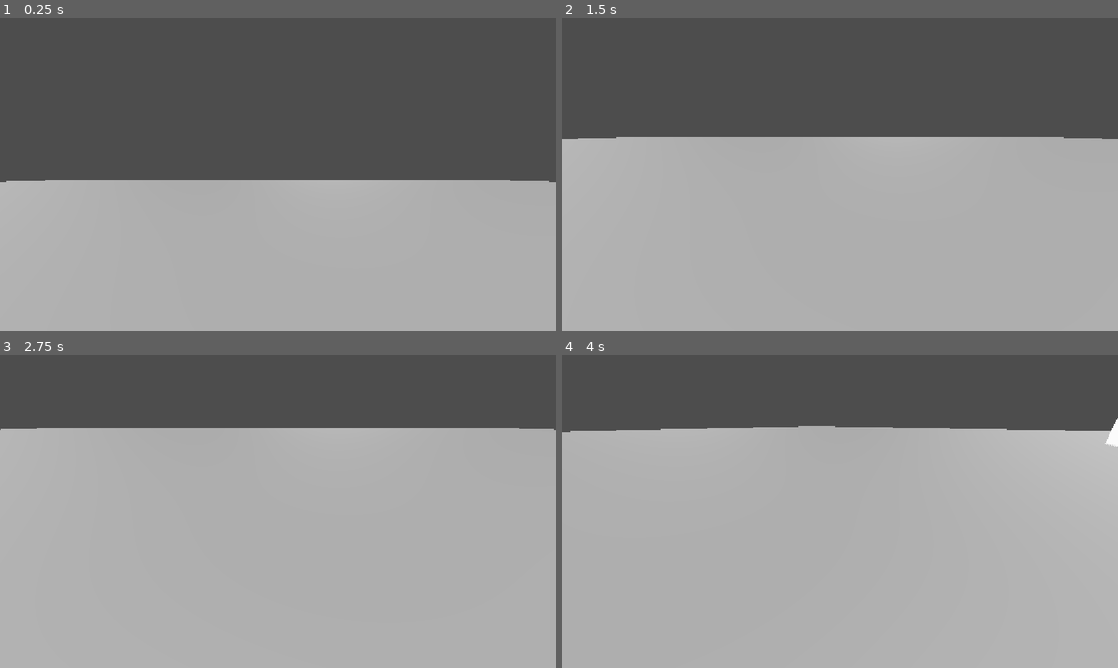
Above: before the commit, frames 1-4 (two rows, left to right).
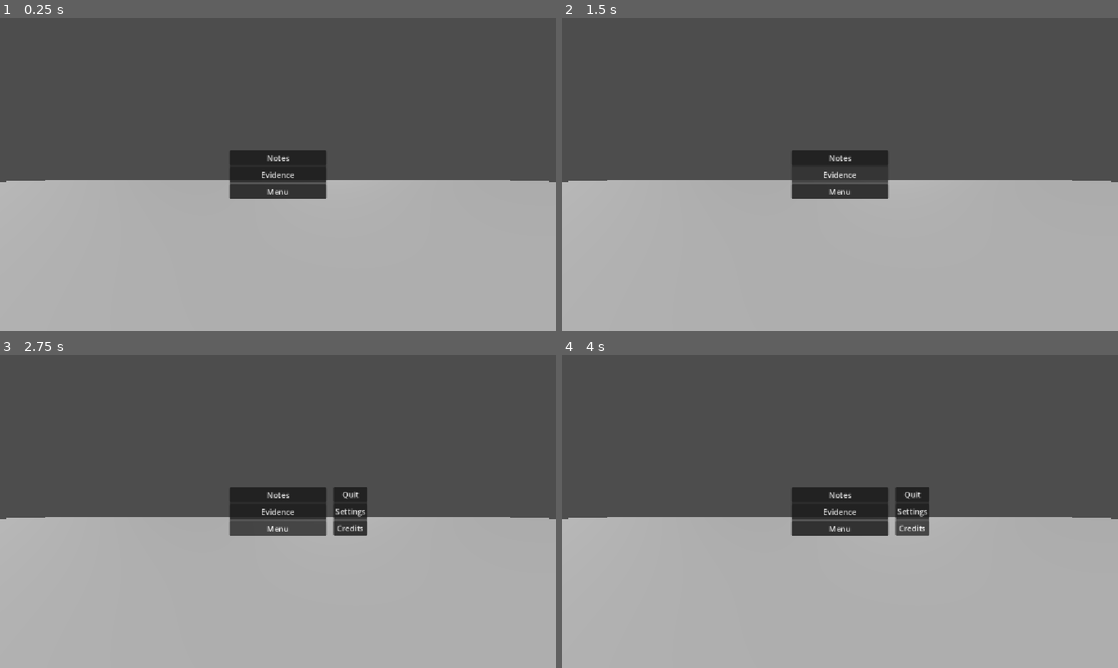
Above: after the commit, the same moments.

Repository: TheBullfrogEngineer/Fugue-Sleuth
Game: Godot game, scene res://Worlds/test_world.tscn
The game is run twice, just before and just after one commit, with the same random seed, the same clock (stepped at 60 frames per second) and the same inputs.
Inputs (mouse positions are in pixels of both pictures, inside the frame that each line leads up to):
- Up to frame 1 (0.25 s): no input
- Up to frame 2 (1.5 s): click (840, 158) at 0.5 s, where only the run after the commit has a clickable "Notes"; click (840, 174) at 1.25 s, where only the run after the commit has a clickable "Evidence"
- Up to frame 3 (2.75 s): click (278, 527) at 2 s, where only the run after the commit has a clickable "Menu"
- Up to frame 4 (4 s): click (912, 511) at 2.75 s, where only the run after the commit has a clickable "Settings"; click (912, 527) at 3.5 s, where only the run after the commit has a clickable "Credits"

The runs differ from the first frame. In frame 1, 2.6% of the frame differs, in the area x 41-59%, y 42-58%; in frame 2, 15%; in frame 3, 30%, in the area x 0-100%, y 23-58%; in frame 4, 30%.

Commit message:
Added the framework for the notes, evidence, and menu menus. Needs formatting and polishing.

Diff:
--- /dev/null
+++ b/fugue-sleuth/Menu.tscn
@@ -0,0 +1,40 @@
+[gd_scene format=3 uid="uid://4pfvp0hcsow"]
+
+[ext_resource type="Script" uid="uid://daqe12p5oghvd" path="res://menu.gd" id="1_uubjt"]
+
+[node name="Menu" type="Control" unique_id=92778484]
+layout_mode = 3
+anchors_preset = 15
+anchor_right = 1.0
+anchor_bottom = 1.0
+offset_right = -1082.0
+offset_bottom = -547.0
+grow_horizontal = 2
+grow_vertical = 2
+script = ExtResource("1_uubjt")
+
+[node name="PanelContainer" type="PanelContainer" parent="." unique_id=78313380]
+layout_mode = 0
+offset_right = 40.0
+offset_bottom = 40.0
+
+[node name="VBoxContainer" type="VBoxContainer" parent="PanelContainer" unique_id=1092308254]
+layout_mode = 2
+
+[node name="Quit" type="Button" parent="PanelContainer/VBoxContainer" unique_id=137896711]
+layout_mode = 2
+text = "Quit
+"
+
+[node name="Settings" type="Button" parent="PanelContainer/VBoxContainer" unique_id=713512402]
+layout_mode = 2
+text = "Settings"
+
+[node name="Credits" type="Button" parent="PanelContainer/VBoxContainer" unique_id=1922070207]
+process_mode = 3
+layout_mode = 2
+text = "Credits"
+
+[connection signal="pressed" from="PanelContainer/VBoxContainer/Quit" to="." method="_on_quit_pressed"]
+[connection signal="pressed" from="PanelContainer/VBoxContainer/Settings" to="." method="_on_settings_pressed"]
+[connection signal="pressed" from="PanelContainer/VBoxContainer/Credits" to="." method="_on_credits_pressed"]
--- /dev/null
+++ b/fugue-sleuth/Notepad.tscn
@@ -0,0 +1,60 @@
+[gd_scene format=3 uid="uid://j0ixb01qc4rs"]
+
+[ext_resource type="Script" uid="uid://bf6sfucpr7wg0" path="res://notepad.gd" id="1_8ul4w"]
+[ext_resource type="PackedScene" uid="uid://4pfvp0hcsow" path="res://Menu.tscn" id="1_82ir8"]
+[ext_resource type="PackedScene" uid="uid://by7fdj8xfet27" path="res://notes.tscn" id="3_pe64q"]
+
+[node name="Control" type="Control" unique_id=101648911]
+process_mode = 3
+layout_mode = 3
+anchors_preset = 15
+anchor_right = 1.0
+anchor_bottom = 1.0
+grow_horizontal = 2
+grow_vertical = 2
+script = ExtResource("1_8ul4w")
+
+[node name="PanelContainer" type="PanelContainer" parent="." unique_id=1064020834]
+layout_mode = 1
+anchors_preset = 8
+anchor_left = 0.5
+anchor_top = 0.5
+anchor_right = 0.5
+anchor_bottom = 0.5
+offset_left = -100.0
+offset_top = -50.5
+offset_right = 100.0
+offset_bottom = 50.5
+grow_horizontal = 2
+grow_vertical = 2
+
+[node name="VBoxContainer" type="VBoxContainer" parent="PanelContainer" unique_id=1258484855]
+layout_mode = 2
+
+[node name="Notes" type="Button" parent="PanelContainer/VBoxContainer" unique_id=344575165]
+layout_mode = 2
+text = "Notes"
+
+[node name="Evidence" type="Button" parent="PanelContainer/VBoxContainer" unique_id=580276466]
+layout_mode = 2
+text = "Evidence"
+
+[node name="Menu" type="Button" parent="PanelContainer/VBoxContainer" unique_id=1281194936]
+layout_mode = 2
+text = "Menu"
+
+[node name="Control" parent="." unique_id=92778484 instance=ExtResource("1_82ir8")]
+visible = false
+layout_mode = 1
+offset_left = 691.0
+offset_top = 273.0
+offset_right = -390.0
+offset_bottom = -275.0
+
+[node name="Notes" parent="." unique_id=248706914 instance=ExtResource("3_pe64q")]
+visible = false
+layout_mode = 0
+
+[connection signal="pressed" from="PanelContainer/VBoxContainer/Notes" to="." method="_on_notes_pressed"]
+[connection signal="pressed" from="PanelContainer/VBoxContainer/Evidence" to="." method="_on_evidence_pressed"]
+[connection signal="pressed" from="PanelContainer/VBoxContainer/Menu" to="." method="_on_menu_pressed"]
--- a/fugue-sleuth/Worlds/test_world.tscn
+++ b/fugue-sleuth/Worlds/test_world.tscn
@@ -1,6 +1,7 @@
 [gd_scene format=3 uid="uid://dw1bw6ttpuyyf"]
 
 [ext_resource type="PackedScene" uid="uid://ccur52qjwyt7v" path="res://Character/john_detective.tscn" id="1_3xrbq"]
+[ext_resource type="PackedScene" uid="uid://j0ixb01qc4rs" path="res://Notepad.tscn" id="2_0n0fo"]
 
 [sub_resource type="Environment" id="Environment_4ayxd"]
 
@@ -33,3 +34,5 @@
 material = SubResource("StandardMaterial3D_ggs6p")
 
 [node name="John Detective" parent="." unique_id=934400168 instance=ExtResource("1_3xrbq")]
+
+[node name="Control" parent="." unique_id=101648911 instance=ExtResource("2_0n0fo")]
--- /dev/null
+++ b/fugue-sleuth/menu.gd
@@ -0,0 +1,17 @@
+extends Control
+
+
+# Called when the node enters the scene tree for the first time.
+
+
+
+func _on_quit_pressed() -> void:
+	get_tree().quit
+
+
+func _on_settings_pressed() -> void:
+	pass # Replace with function body.
+
+
+func _on_credits_pressed() -> void:
+	pass # Replace with function body.
--- /dev/null
+++ b/fugue-sleuth/notepad.gd
@@ -0,0 +1,28 @@
+extends Control
+
+
+func resume():
+	get_tree().paused = false
+
+func pause():
+	get_tree().paused = true
+#This doesn't work so somebody please fix it
+func menu_toggle():
+	if Input.is_action_just_pressed("Notepad") and get_tree().paused == false:
+		pause()
+	elif Input.is_action_just_pressed("Notepad") and get_tree().paused == true:
+		resume()
+
+#Everything down here works fine
+func _on_notes_pressed() -> void:
+	$Control.visible = false
+	$Notes.visible = true
+
+func _on_evidence_pressed() -> void:
+	$Control.visible = false
+	$Notes.visible = false
+
+
+func _on_menu_pressed() -> void:
+	$Control.visible = true
+	$Notes.visible = false
--- /dev/null
+++ b/fugue-sleuth/notes.tscn
@@ -0,0 +1,16 @@
+[gd_scene format=3 uid="uid://by7fdj8xfet27"]
+
+[node name="Notes" type="Control" unique_id=248706914]
+layout_mode = 3
+anchors_preset = 0
+offset_right = 345.0
+offset_bottom = 397.0
+
+[node name="PanelContainer" type="PanelContainer" parent="." unique_id=142857937]
+layout_mode = 1
+offset_right = 68.5
+offset_bottom = 80.0
+scale = Vector2(5, 5)
+
+[node name="LineEdit" type="LineEdit" parent="PanelContainer" unique_id=1496054007]
+layout_mode = 2
--- a/fugue-sleuth/project.godot
+++ b/fugue-sleuth/project.godot
@@ -57,6 +57,11 @@
 "events": [Object(InputEventKey,"resource_local_to_scene":false,"resource_name":"","device":-1,"window_id":0,"alt_press …(195 unchanged characters)…
 ]
 }
+Notepad={
+"deadzone": 0.2,
+"events": [Object(InputEventKey,"resource_local_to_scene":false,"resource_name":"","device":-1,"window_id":0,"alt_pressed":false,"shift_pressed":false,"ctrl_pressed":false,"meta_pressed":false,"pressed":false,"keycode":0,"physical_keycode":81,"key_label":0,"unicode":113,"location":0,"echo":false,"script":null)
+]
+}
 
 [physics]
 
Not shown, added: fugue-sleuth/menu.gd.uid
Not shown, added: fugue-sleuth/notepad.gd.uid
